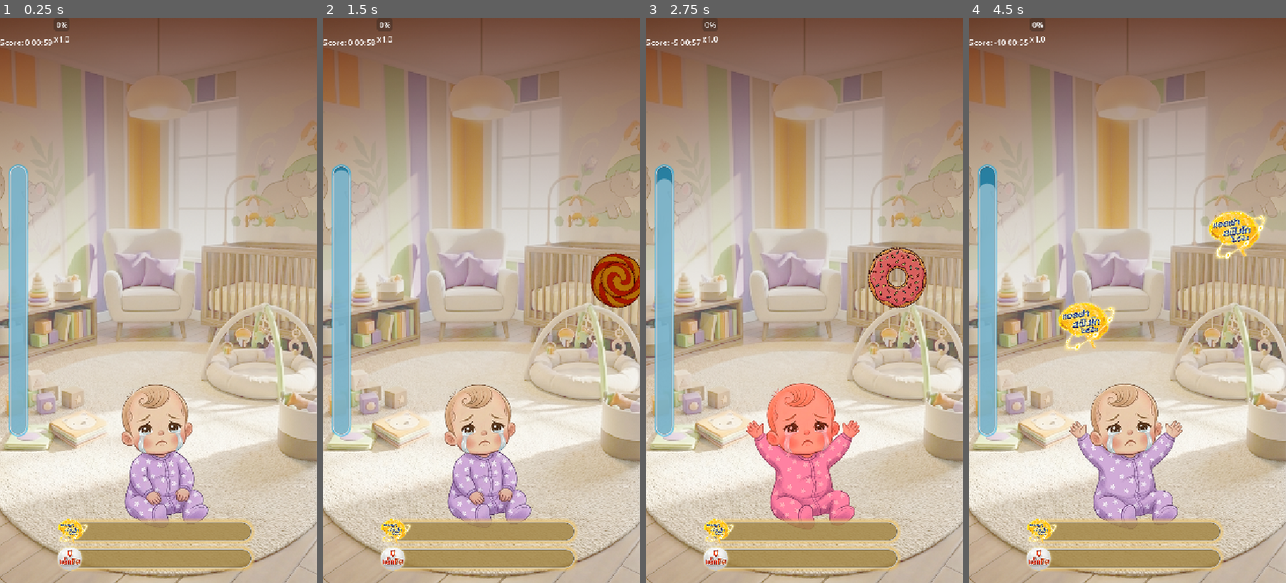
Above: before the commit, frames 1-4 (left to right).
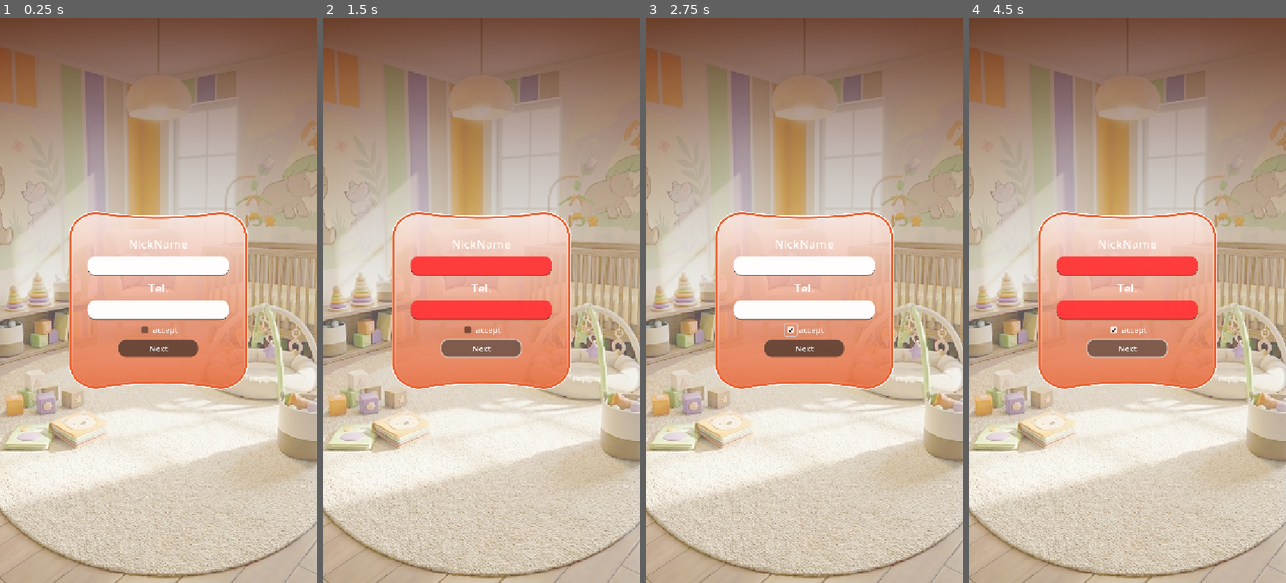
Above: after the commit, the same moments.

Repository: 6099sin/pro-c
Game: Godot game, scene res://scenes/ui/user_info.tscn
The game is run twice, just before and just after one commit, with the same random seed, the same clock (stepped at 60 frames per second) and the same inputs. Before the commit the project starts from res://scenes/core/Main.tscn.
Inputs (mouse positions are in pixels of both pictures, inside the frame that each line leads up to):
- Up to frame 1 (0.25 s): no input
- Up to frame 2 (1.5 s): click (481, 345) at 0.5 s, where only the run after the commit has a clickable "Next"; click (481, 345) at 1.25 s, where only the run after the commit has a clickable "Next"
- Up to frame 3 (2.75 s): click (791, 328) at 2.02 s
- Up to frame 4 (4.5 s): click (1114, 328) at 2.77 s; click (1114, 328) at 3.52 s; click (1127, 345) at 4.25 s, where only the run after the commit has a clickable "Next"

The runs differ from the first frame. In frame 1, 29% of the frame differs, in the area x 0-81%, y 0-98%; in frame 2, 30%; in frame 3, 31%, in the area x 0-89%, y 0-98%; in frame 4, 30%.

Commit message:
add tag and change main map

Diff:
--- a/project.godot
+++ b/project.godot
@@ -11,7 +11,8 @@
 [application]
 
 config/name="Pro-C"
-run/main_scene="uid://mainscene"
+config/tags=PackedStringArray("fantasyunit")
+run/main_scene="uid://wdpx1dg4ece6"
 config/features=PackedStringArray("4.5", "GL Compatibility")
 
 [autoload]
